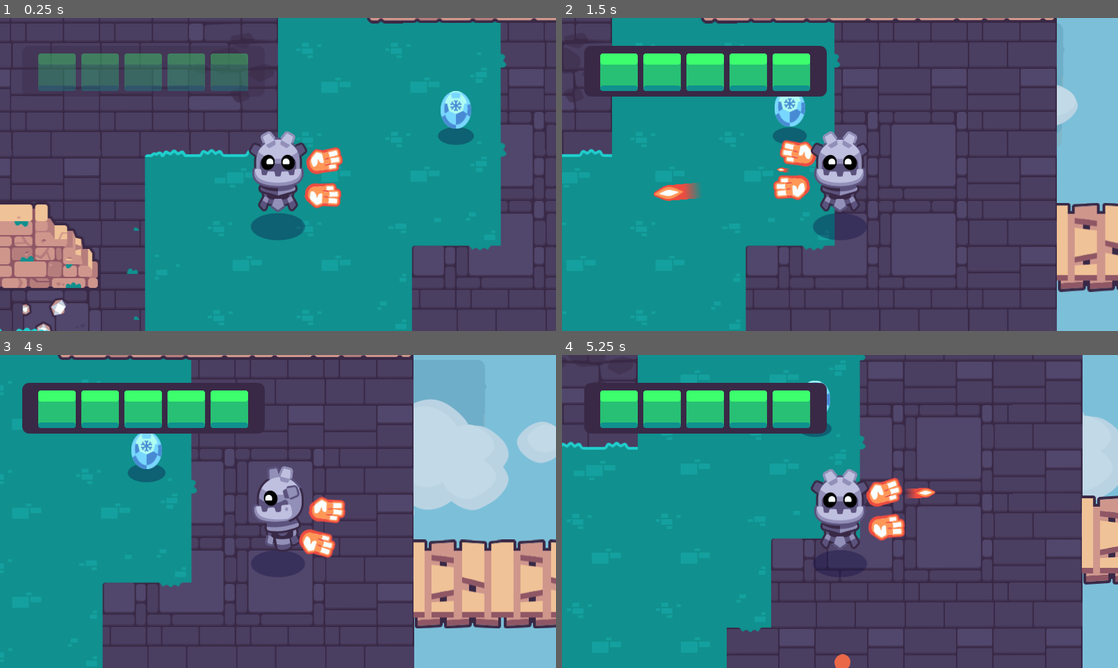
Above: before the commit, frames 1-4 (two rows, left to right).
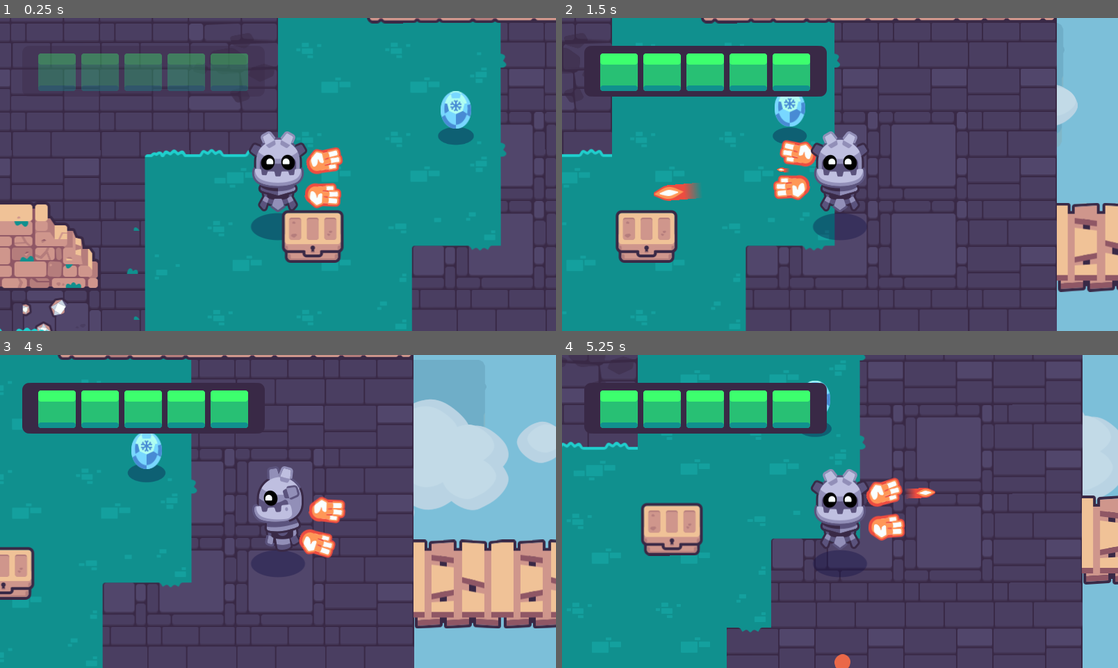
Above: after the commit, the same moments.

Repository: Wurtyl/2d-GameDev-Course
Game: Godot game, scene res://completed_project.tscn
The game is run twice, just before and just after one commit, with the same random seed, the same clock (stepped at 60 frames per second) and the same inputs. Sound files missing from this copy of the repository are replaced by a short silence.
Inputs (mouse positions are in pixels of both pictures, inside the frame that each line leads up to):
- Up to frame 1 (0.25 s): no input
- Up to frame 2 (1.5 s): tap Enter at 0.5 s; move the mouse to (962, 158) at 0.52 s; hold D (move_right) 0.53-1.25 s; hold Mouse wheel down (cycle_weapon_down) 0.53-1.25 s; click (962, 158) at 0.67 s; drag from (728, 190) to (812, 115) at 1.27 s
- Up to frame 3 (4 s): move the mouse to (333, 442) at 2.02 s; press the mouse at (333, 442) at 2.03 s; hold D (move_right) 2.03-2.75 s; release the mouse at (333, 442) at 2.75 s; drag from (250, 574) to (183, 370) at 2.77 s; move the mouse to (444, 558) at 3.52 s; hold A (move_left) from 3.53 s (still down); hold Mouse wheel up (cycle_weapon_up) from 3.53 s (still down)
- Up to frame 4 (5.25 s): release A (move_left) at 4.25 s; release Mouse wheel up (cycle_weapon_up) at 4.25 s; drag from (673, 464) to (840, 539) at 4.27 s; move the mouse to (867, 511) at 5.02 s; hold S (move_down) from 5.03 s (still down); hold Mouse wheel down (cycle_weapon_down) from 5.03 s (still down); click (867, 511) at 5.17 s

The runs differ from the first frame. In frame 1, 1.8% of the frame differs, in the area x 50-62%, y 61-79%; in frame 2, 1.8%; in frame 3, 1.0%; in frame 4, 1.8%, in the area x 14-26%, y 47-65%.

Commit message:
Add a chest that spawns pickups

Diff:
--- a/02.getting-to-know-godot/levels/rooms/chests/chest.gd
+++ b/02.getting-to-know-godot/levels/rooms/chests/chest.gd
@@ -11,7 +11,7 @@
 
 func loot() -> void:
 	_animation_player.play("open")
-
+	create_pickup()
 
 func create_pickup() -> void:
 	var loot_instance = LOOT_SCENES[randi() % LOOT_SCENES.size()].instantiate()
--- a/02.getting-to-know-godot/levels/rooms/room_a.tscn
+++ b/02.getting-to-know-godot/levels/rooms/room_a.tscn
@@ -1,6 +1,7 @@
-[gd_scene load_steps=2 format=3 uid="uid://cu2rb5dl4ljte"]
+[gd_scene load_steps=3 format=3 uid="uid://cu2rb5dl4ljte"]
 
 [ext_resource type="PackedScene" uid="uid://bupkynq73ufaa" path="res://levels/base_room.tscn" id="1_plgur"]
+[ext_resource type="PackedScene" uid="uid://cl1xkaij81jjs" path="res://levels/rooms/chests/chest.tscn" id="2_4f3c6"]
 
 [node name="RoomA" instance=ExtResource("1_plgur")]
 rotation = -0.00114604
@@ -13,3 +14,6 @@
 
 [node name="InvisibleWalls" parent="." index="1"]
 layer_0/tile_data = PackedInt32Array(-65532, 0, 0, -65529, 0, 0, -65528, 0, 0, -65527, 0, 0, 11, 0, 0, 65547, 0, 0, 131 …(723 unchanged characters)…
+
+[node name="Chest" parent="." index="2" instance=ExtResource("2_4f3c6")]
+position = Vector2(817.365, 554.937)
--- a/02.getting-to-know-godot/start.tscn
+++ b/02.getting-to-know-godot/start.tscn
@@ -8,6 +8,7 @@
 [ext_resource type="PackedScene" uid="uid://dgayuh42w4v6u" path="res://levels/rooms/room_b.tscn" id="6_ilp8x"]
 [ext_resource type="PackedScene" uid="uid://cq0mmphkbrvmm" path="res://levels/rooms/room_c.tscn" id="7_63qgk"]
 [ext_resource type="PackedScene" uid="uid://wdey00p3syru" path="res://levels/background/background_blue_sky.tscn" id="8_ituwt"]
+[ext_resource type="PackedScene" uid="uid://cce7r30dfjm4r" path="res://interface/bars/ui_health_bar.tscn" id="9_hyjpl"]
 
 [node name="Start" type="Node2D"]
 script = ExtResource("2")
@@ -39,3 +40,13 @@
 position = Vector2(-1152, -2304)
 
 [node name="BackgroundBlueSky" parent="." instance=ExtResource("8_ituwt")]
+
+[node name="CanvasLayer" type="CanvasLayer" parent="."]
+
+[node name="UIHealthBar" parent="CanvasLayer" instance=ExtResource("9_hyjpl")]
+offset_left = 60.0
+offset_top = 60.0
+offset_right = 378.0
+offset_bottom = 132.725
+
+[connection signal="health_changed" from="Player" to="CanvasLayer/UIHealthBar" method="_on_player_health_changed"]
Not shown: 1 places in 02.getting-to-know-godot/start.tscn that only renumber resources
Not shown, changed: 02.getting-to-know-godot/godot_tours.log
Not shown, removed: 02.getting-to-know-godot/godot_tours.log-8SDvOp
